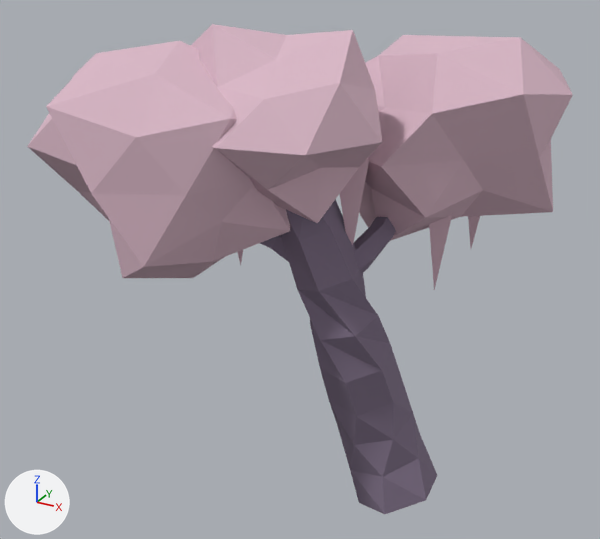
What one commit did to the Blender file assets/models/goth_tree_rose/goth_tree_rose.blend.
Before and after are seen from a camera (50 mm lens) standing at (2.63, -7.05, 5.62) and looking at (-1.21, -0.05, 2.12). Arrows for +X, +Y and +Z are at lower left; the lights stay in place. The first picture is the older version. Objects named as collision shapes, trigger or cutter boxes, shadow casters or lower levels of detail are left out.

Names of what the first picture shows: 'GothTree'.
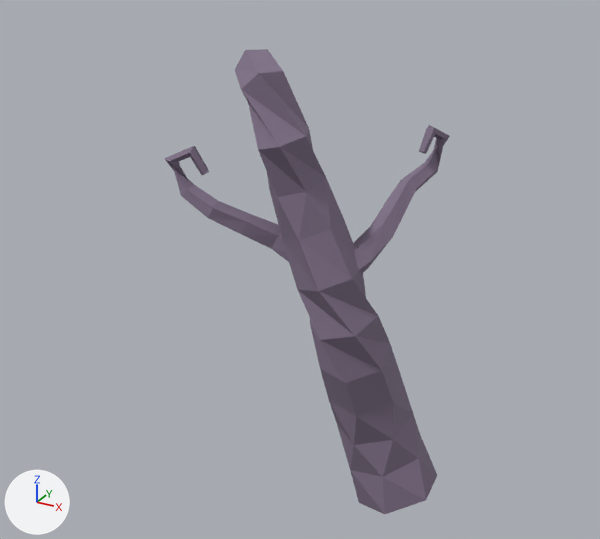
Edits to the bpy script that builds the scene:
```text
Change me_gothtree:
    used by ob_gothtree; location = (0.0, 0.0, 0.0)
    remove me_gothtree.from_pydata(...)  # 372 vertices, 514 faces; spans x -3.5..1.14, y -2.2..2.13, z -0.44..4.68
    add me_gothtree.from_pydata(...)  # 192 vertices, 202 faces; spans x -2.17..0.38, y -1.02..1.11, z -0.44..4.4
    me_gothtree part 1: 12 loose pieces with 180 vertices, spanning x -3.5..1.14, y -2.2..2.13, z 2.0..4.68, are deleted
    remove me_gothtree.materials.append(mat_toon_leaves_pink)  # pale pink #dab8c7
```

Boxes [x1, y1, x2, y2] around the edits, measured in the pictures (600 x 539 px):
'GothTree', reshaped (48% narrower): before [27, 24, 573, 514]; after [164, 49, 450, 514]
part 1 of me_gothtree, deleted (pale pink): before [27, 24, 573, 290]
